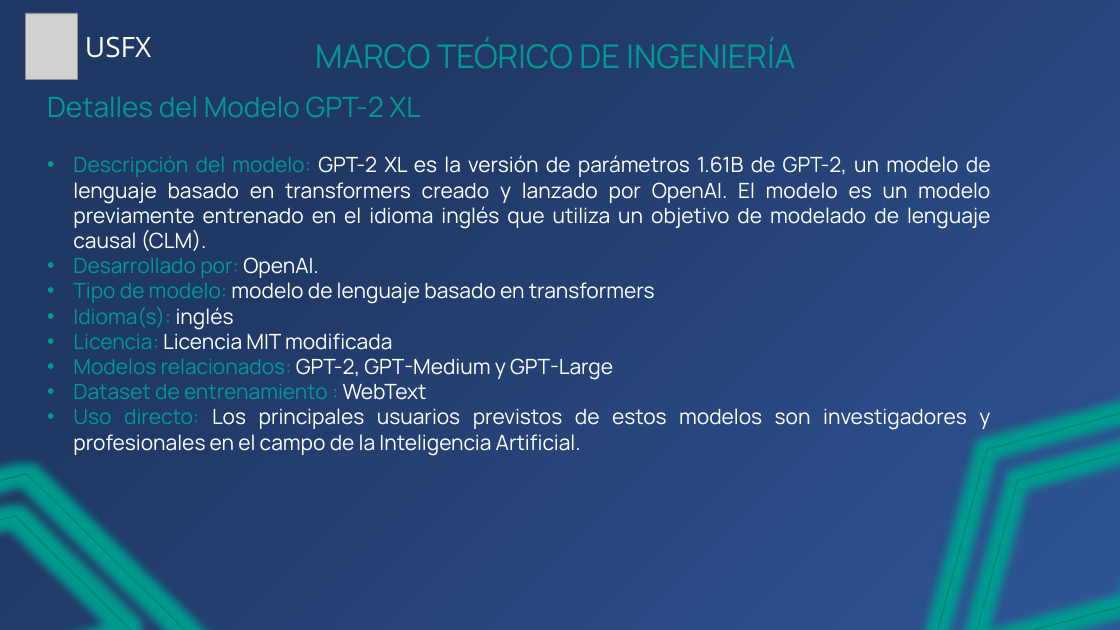
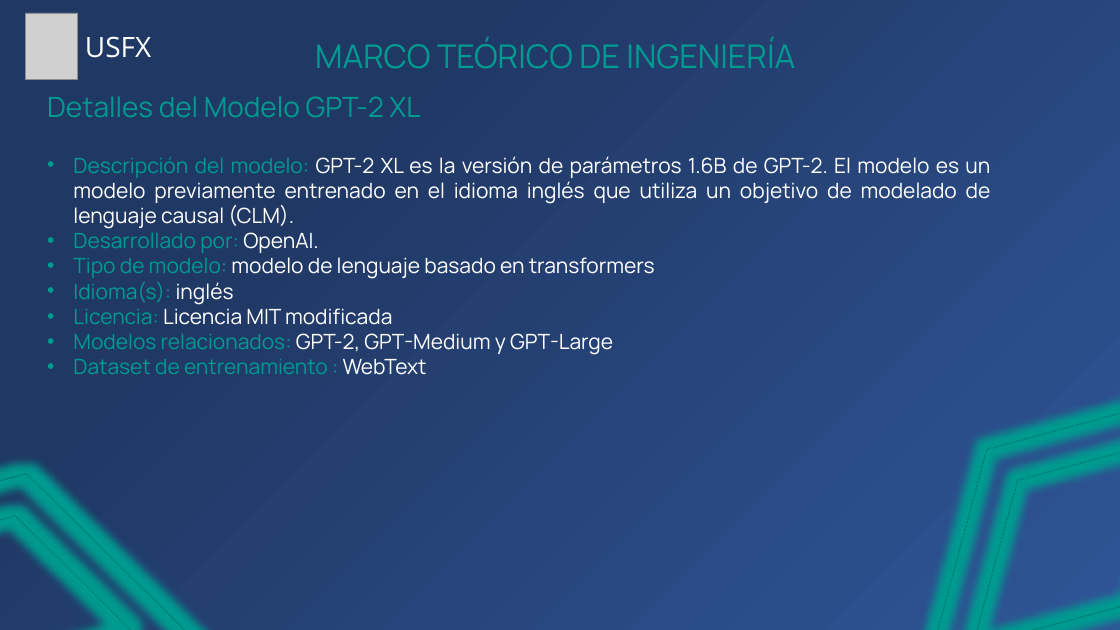
Before and after one commit to Zelechos/Generador-Css, a slide deck: slide 32 of documents/Presentación de Perfil - Modelo Generador CSS.pptx (slide 37 before the commit). Drawn at 1120x630 pixels with LibreOffice and Linux fonts; fonts in the diff are those of the drawing; grey boxes stand for pictures. Boxes give left, top, right and bottom in pixels: in the first picture for what was removed or moved away, otherwise in the second. Text is boxed around its words. In the diff, an @@ line names an element or a change of style, - is before the commit and + after.

```diff
--- a/documents/Presentación de Perfil - Modelo Generador CSS.pptx
+++ b/documents/Presentación de Perfil - Modelo Generador CSS.pptx
@@ text at (x1=73, y1=156, x2=991, y2=229): text changed @@
-• Descripción del modelo: GPT-2 XL es la versión de parámetros 1.61B de GPT-2, un modelo de lenguaje basado en transformers creado y lanzado por OpenAI. El modelo es un modelo previamente entrenado en el idioma inglés que utiliza un objetivo de modelado de lenguaje causal (CLM).
+• Descripción del modelo: GPT-2 XL es la versión de parámetros 1.6B de GPT-2. El modelo es un modelo previamente entrenado en el idioma inglés que utiliza un objetivo de modelado de lenguaje causal (CLM).
@@ text at (x1=73, y1=408, x2=990, y2=456): paragraph removed @@
-• Uso directo: Los principales usuarios previstos de estos modelos son investigadores y profesionales en el campo de la Inteligencia Artificial.
```
Also in this commit, not shown: 16 other slides changed, 1 slide added, 7 slides removed, 1 other file.
